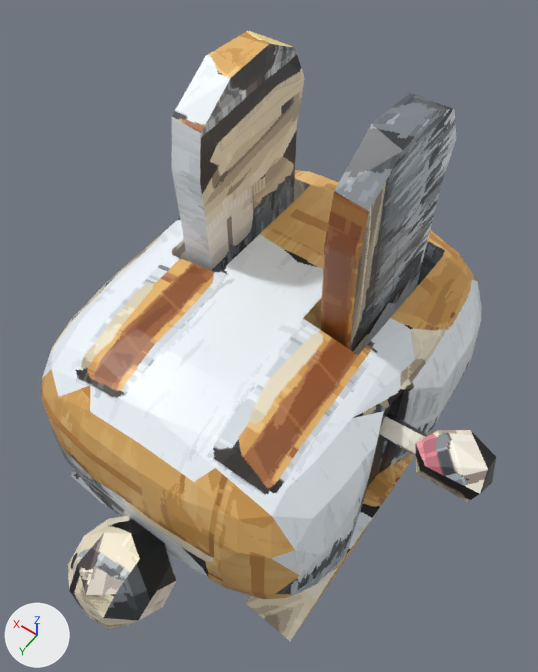
Before and after pictures for a commit that changed the glTF model public/models/lowpix/figures/kaden/usagi.glb.
Before and after are seen from a camera (50 mm lens) standing at (-21.4, 30.1, 65.8) and looking at (-1.1, 1.6, 21.1). Lighting does not change. The marker at lower left points along +X, +Y and +Z. The first picture is the older version. Where no turn or scale is listed for an object, it has been applied to the vertices. Vertices at exactly the same position are counted once.

Objects in the first picture: 'ear_l.001', 'ear_r.001', 'house', 'lever.001', 'tail.001'.
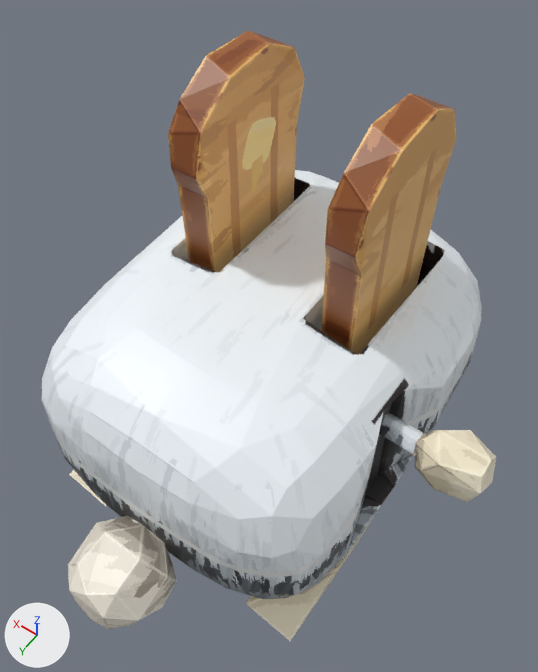
Where the newer file only moved an object's origin or applied its transform, the numbers keep the older frame.

Where the change shows, as pixel boxes (x1, y1, x2, y2) in the pictures (538 x 672 px; the box of a moved part takes in the faces that stretch with it):
'ear_l.001', reshaped
    before: (172, 31, 305, 273)
    after: (168, 31, 305, 273)
'ear_r.001', reshaped
    before: (320, 93, 456, 355)
    after: (321, 93, 456, 355)
part 1 of me_ear_l_001, built on
    before: (172, 44, 297, 273)
    after: (168, 44, 297, 273)
part 2 of me_ear_l_001, surface changed
    before: (172, 31, 305, 242)
    after: (179, 31, 305, 241)
part 3 of me_ear_r_001, built on
    before: (320, 111, 441, 355)
    after: (321, 111, 441, 355)
part 4 of me_ear_r_001, surface changed (grey to brown)
    before: (334, 93, 456, 342)
    after: (344, 93, 456, 342)
part 5 of me_lever_001, built on
    before: (416, 430, 496, 502)
    after: (415, 430, 496, 502)
part 6 of me_lever_001, surface changed
    both: (379, 414, 496, 493)
part 7 of me_tail_001, moved or reshaped
    before: (68, 516, 177, 620)
    after: (69, 516, 177, 620)
part 8 of me_tail_001, surface changed (lighter)
    both: (68, 532, 152, 629)
part 9 of me_house_001, surface changed (orange to white)
    both: (42, 170, 478, 639)

The change, as a diff of the scene's bpy script:
```diff
--- a/public/models/lowpix/figures/kaden/usagi.glb.py
+++ b/public/models/lowpix/figures/kaden/usagi.glb.py
@@ me_ear_l_001 @@
-me_ear_l_001.from_pydata(...)  # 18 vertices, 32 faces; spans x -1.3..1.3, y -6.2..6.2, z -11.1..11.1
+me_ear_l_001.from_pydata(...)  # 21 vertices, 38 faces; spans x -1.3..1.3, y -6.2..6.5, z -11.1..11.1
+# me_ear_l_001 part 1
+# 2 vertices are removed from x -1.3..1.2, y 6.2, z 4.7..4.8
+# 11 faces are deleted
+# 1 vertex moves from x 1.2, y 5.6, z 8.7 to x 1.1, y 4.8, z 9.5
+# 5 vertices are added at (1.3, 5.7, 3.0), (-1.1, 6.5, 5.2), (-1.3, 5.7, 3.2), (1.3, 6.1, 7.6), (1.1, 6.4, 5.1)
+# 17 new faces join them
+# me_ear_l_001 part 2: 21 kept faces spanning x -1.3..1.3, y -6.2..5.7, z -11.1..11.1 get new texture (UV) coordinates
 me_ear_l_001.materials.append(mat_toy_usagi)
@@ me_ear_r_001 @@
-me_ear_r_001.from_pydata(...)  # 18 vertices, 32 faces; spans x -1.3..1.3, y -6.2..6.2, z -11.1..11.1
+me_ear_r_001.from_pydata(...)  # 21 vertices, 38 faces; spans x -1.3..1.3, y -6.2..6.5, z -11.1..11.1
+# me_ear_r_001 part 3
+# 2 vertices are removed from x -1.3..1.2, y 6.2, z 4.7..4.8
+# 11 faces are deleted
+# 1 vertex moves from x 1.2, y 5.6, z 8.7 to x 1.1, y 4.8, z 9.5
+# 5 vertices are added at (1.3, 5.7, 3.0), (-1.1, 6.5, 5.2), (-1.3, 5.7, 3.2), (1.3, 6.1, 7.6), (1.1, 6.4, 5.1)
+# 17 new faces join them
+# me_ear_r_001 part 4: 21 kept faces spanning x -1.3..1.3, y -6.2..5.7, z -11.1..11.1 get new texture (UV) coordinates
 me_ear_r_001.materials.append(mat_toy_usagi)
@@ me_lever_001 @@
-me_lever_001.from_pydata(...)  # 24 vertices, 40 faces; spans x -4.56..4.56, y -2.02..2.02, z -2.22..2.22
+me_lever_001.from_pydata(...)  # 27 vertices, 46 faces; spans x -4.56..4.56, y -2.02..2.07, z -2.22..2.22
+# me_lever_001 part 5
+# 2 vertices are removed from x -0.37..0.22, y 1.43..2.02, z -1.45..1.18
+# 9 faces are deleted
+# 1 vertex moves from x -3.98, y 0.35, z 2.21 to x -3.89, y -0.42, z 2.14
+# 5 vertices are added at (-3.92, 1.0, 1.97), (-1.16, 1.75, 1.81), (-1.35, 1.81, -1.41), (-0.16, 2.07, 0.37), (0.55, 1.01, -1.42)
+# 15 new faces join them
+# me_lever_001 part 6: 31 kept faces spanning x -4.56..4.56, y -2.02..1.55, z -2.22..2.22 get new texture (UV) coordinates
 me_lever_001.materials.append(mat_toy_usagi)
@@ me_tail_001 @@
-me_tail_001.from_pydata(...)  # 43 vertices, 78 faces; spans x -3.84..3.85, y -4.8..4.79, z -3.69..3.69
+me_tail_001.from_pydata(...)  # 40 vertices, 72 faces; spans x -3.84..3.85, y -4.8..4.79, z -3.69..3.59
+# me_tail_001 part 7
+# 6 vertices are removed from x -3.65..3.66, y -2.34..1.0, z 1.57..3.69
+# 26 faces are deleted
+# 3 vertices are added at (-3.64, -0.34, 1.67), (-0.01, -2.02, 3.02), (3.64, -0.37, 1.67)
+# 20 new faces join them
+# me_tail_001 part 8: 52 kept faces spanning x -3.84..3.85, y -4.8..4.79, z -3.69..3.59 get new texture (UV) coordinates
 me_tail_001.materials.append(mat_toy_usagi)
@@ me_house_001 @@
-me_house_001.from_pydata(...)  # 342 vertices, 660 faces; spans x -13.8..13.8, y -16.6..16.6, z -12.4..12.4
+me_house_001.from_pydata(...)  # 344 vertices, 664 faces; spans x -13.8..13.8, y -16.6..16.6, z -12.4..12.4
+# me_house_001 part 9: 615 kept faces spanning x -13.8..13.8, y -16.6..16.6, z -12.4..12.4 get new texture (UV) coordinates
+# edits to the shape of me_house_001 do not show in these pictures
 me_house_001.materials.append(mat_toy_usagi)
```
